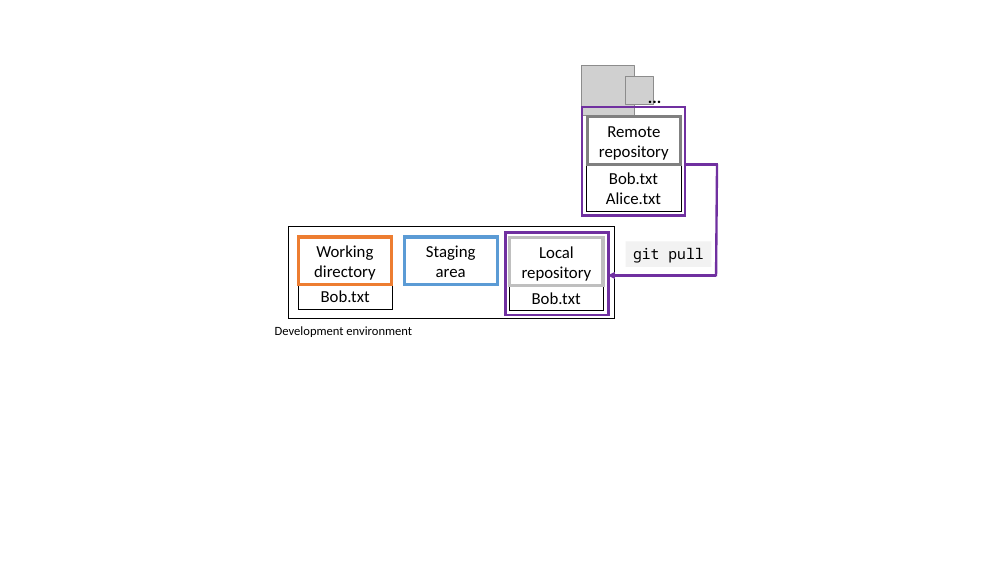
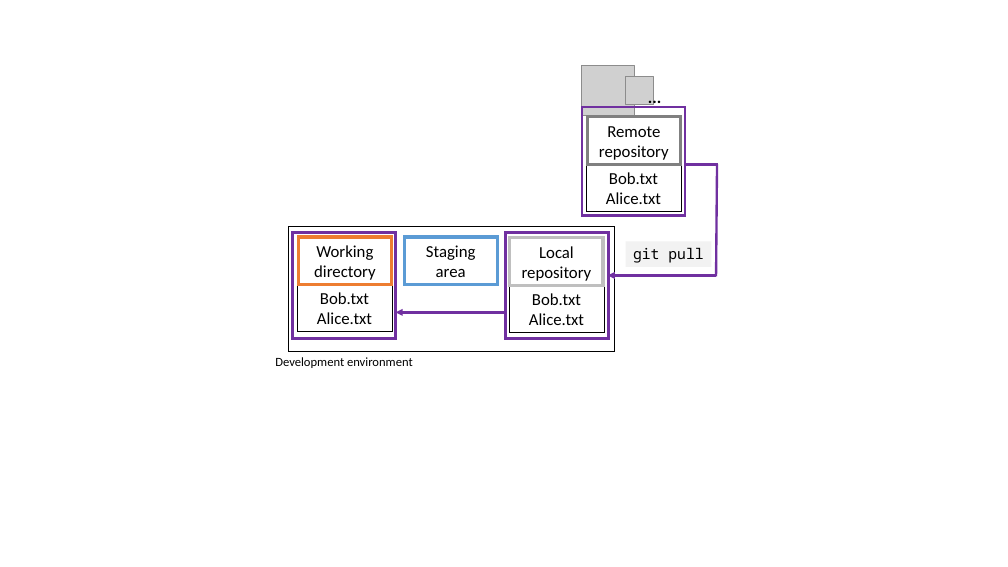
Before and after one commit to selinaZitrone/get-started-with-git, a slide deck: slide 11 of slides/img/images.pptx. Drawn at 1008x567 pixels with LibreOffice and Linux fonts; fonts in the diff are those of the drawing; grey boxes stand for pictures. Boxes give left, top, right and bottom in pixels: in the first picture for what was removed or moved away, otherwise in the second. Text is boxed around its words. In the diff, an @@ line names an element or a change of style, - is before the commit and + after.

Commit message:
Update slides day 1

```diff
--- a/slides/img/images.pptx
+++ b/slides/img/images.pptx
@@ rectangle: place and size @@
-rectangle at [289, 227, 615, 319]
+rectangle at [289, 227, 615, 352]
@@ rectangle added at [293, 233, 395, 339], outline #7030A0 2.25 pt @@
@@ rectangle: place and size @@
-rectangle at [506, 233, 609, 315]
+rectangle at [506, 233, 609, 339]
@@ rectangle "Bob.txt": place and size @@
-rectangle "Bob.txt" at [298, 284, 392, 309]
+rectangle "Bob.txt" at [297, 284, 392, 332]
@@ rectangle "Bob.txt": place and size @@
-rectangle "Bob.txt" at [509, 285, 603, 310]
+rectangle "Bob.txt" at [510, 285, 604, 333]
@@ text in rectangle at [317, 312, 372, 324]: paragraph added @@
+Alice.txt
@@ arrow added from (504, 312) to (395, 312), #7030A0 2.25 pt @@
@@ text in rectangle at [529, 313, 584, 325]: paragraph added @@
+Alice.txt
@@ text "Development environment": place and size @@
-text "Development environment" at [275, 326, 412, 337]
+text "Development environment" at [275, 357, 413, 368]
```
Also in this commit, not shown: 1 other slide changed, 3 slides added, 7 other files.
